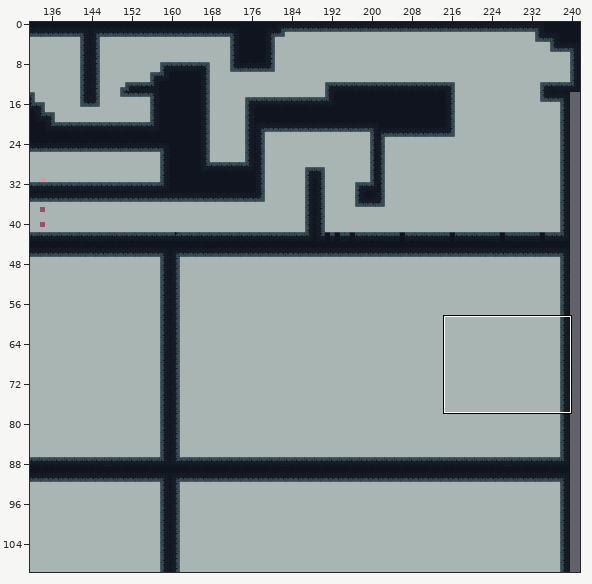
Tiled map: assets/newLevels.tmx. The first picture is a wide view before the edit; the outline marks the close-up.
Close-up. The starting point:
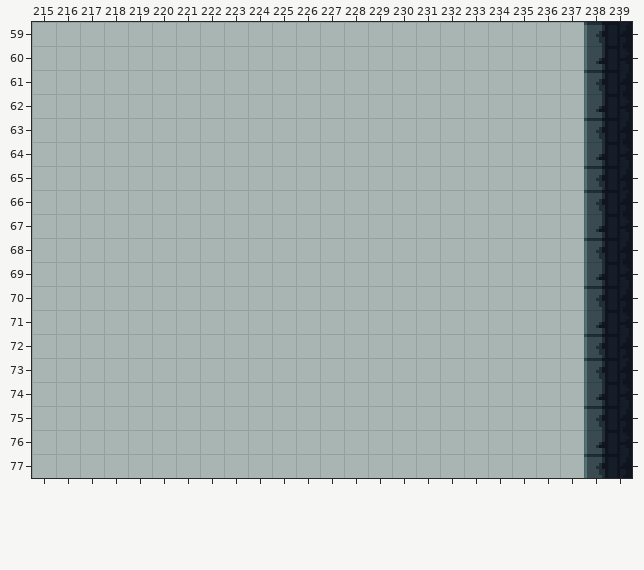
Cells are 8x8 px. Shown: x 215..239, y 59..77. The commit also changed other parts of the map, which this record leaves out.
New version:
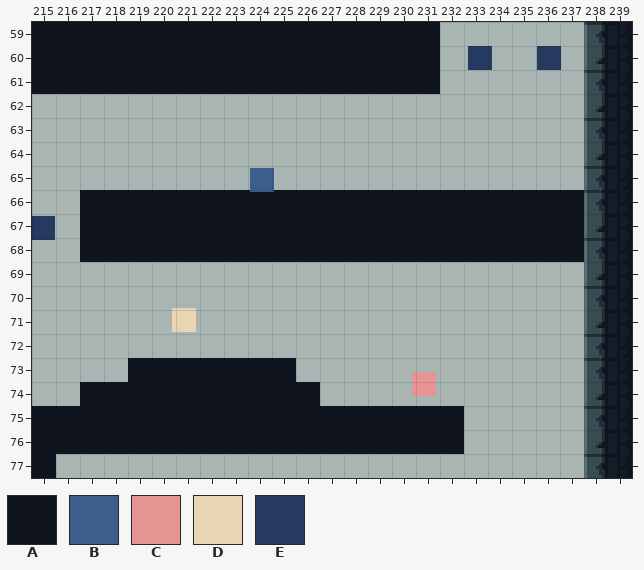
Key: from "tileset": A 66, B 196, C 197, D 199, E 228.
_ is an empty cell, . an unchanged one.
Objects are placed by their top-left corner, in cells (3,4 is the top-left corner of cell 3,4); size is 1x1 cell unless given.
Difference:
--- layer "ground"
@@ x 215..231 @@
-59 _________________
-60 _________________
-61 _________________
+59 AAAAAAAAAAAAAAAAA
+60 AAAAAAAAAAAAAAAAA
+61 AAAAAAAAAAAAAAAAA
@@ x 217..237 @@
-66 _____________________
-67 _____________________
-68 _____________________
+66 AAAAAAAAAAAAAAAAAAAAA
+67 AAAAAAAAAAAAAAAAAAAAA
+68 AAAAAAAAAAAAAAAAAAAAA
@@ x 215..232 @@
-73 ...._______.......
-74 ..__________......
-75 __________________
-76 __________________
-77 _.................
+73 ....AAAAAAA.......
+74 ..AAAAAAAAAA......
+75 AAAAAAAAAAAAAAAAAA
+76 AAAAAAAAAAAAAAAAAA
+77 A.................
--- layer "interactables"
+E at 233.2,60
+E at 236,60
+B at 224.1,65.1
+E at 215,67.1
+D at 220.8,70.9
+C at 230.8,73.6
Boxes around the changes in both close-ups, in picture pixels (x1, y1, x2, y2):
added: (32, 22, 440, 94)
added: (468, 46, 492, 70)
added: (537, 46, 561, 70)
added: (80, 168, 584, 262)
added: (32, 216, 55, 240)
added: (172, 308, 196, 332)
added: (32, 358, 464, 478)
